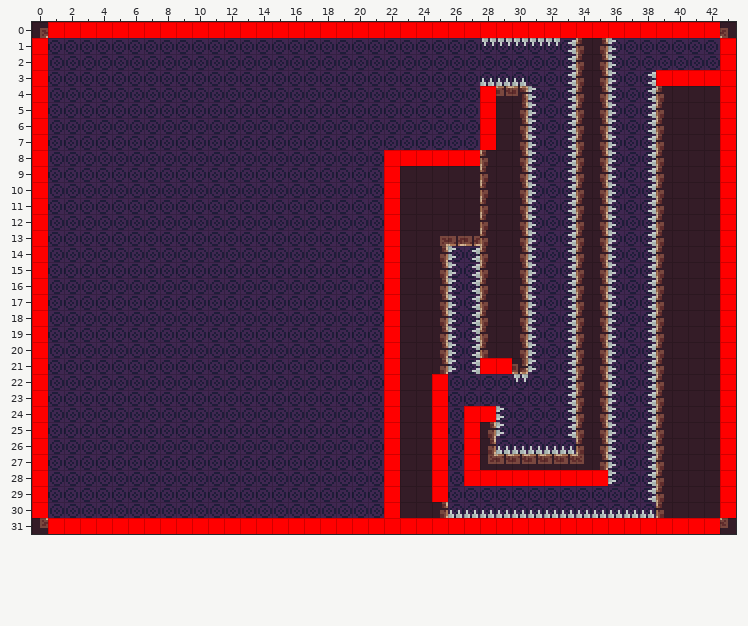
Tiled map, stored at assets/tilemaps/level_demo_2.tmx. Above, as it was before the edit.
Cells are 8x8 px. Shown: x 0..43, y 0..31.
New version:
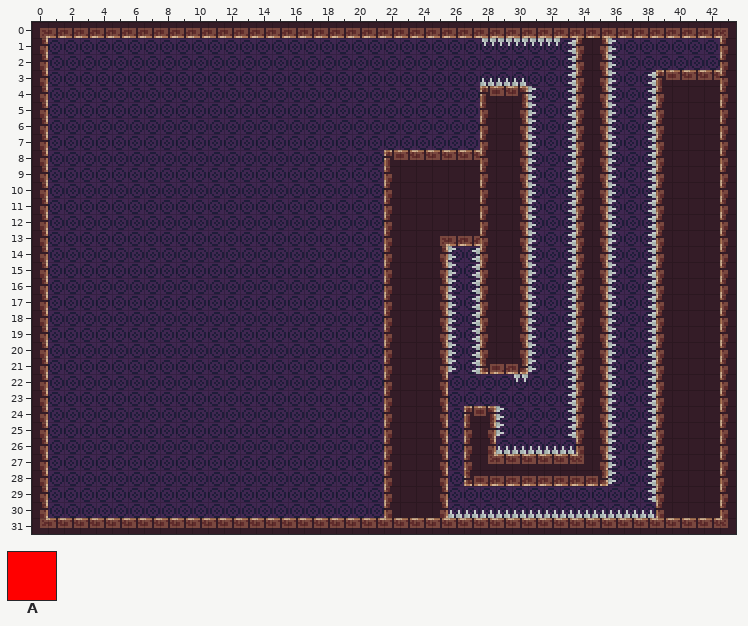
Key: from "tileset_1": A 78 "collider".
_ is an empty cell.
Edits made:
Layer "colliders" (now hidden):
y 0: x 1..42 AAAAAAAAAAAAAAAAAAAAAAAAAAAAAAAAAAAAAAAAAA -> __________________________________________
y 1..2: x 0 A -> _; x 43 A -> _
y 3: x 0 A -> _; x 39..43 AAAAA -> _____
y 4..7: x 0 A -> _; x 28 A -> _; x 43 A -> _
y 8: x 0 A -> _; x 22..27 AAAAAA -> ______; x 43 A -> _
y 9..20: x 0 A -> _; x 22 A -> _; x 43 A -> _
y 21: x 0 A -> _; x 22 A -> _; x 28..29 AA -> __; x 43 A -> _
y 22..23: x 0 A -> _; x 22 A -> _; x 25 A -> _; x 43 A -> _
y 24: x 0 A -> _; x 22 A -> _; x 25 A -> _; x 27..28 AA -> __; x 43 A -> _
y 25..27: x 0 A -> _; x 22 A -> _; x 25 A -> _; x 27 A -> _; x 43 A -> _
y 28: x 0 A -> _; x 22 A -> _; x 25 A -> _; x 27..35 AAAAAAAAA -> _________; x 43 A -> _
y 29: x 0 A -> _; x 22 A -> _; x 25 A -> _; x 43 A -> _
y 30: x 0 A -> _; x 22 A -> _; x 43 A -> _
y 31: x 1..42 AAAAAAAAAAAAAAAAAAAAAAAAAAAAAAAAAAAAAAAAAA -> __________________________________________
Changed places in both pictures, as pixel boxes (x1, y1, x2, y2):
removed: (32, 22, 736, 534)
